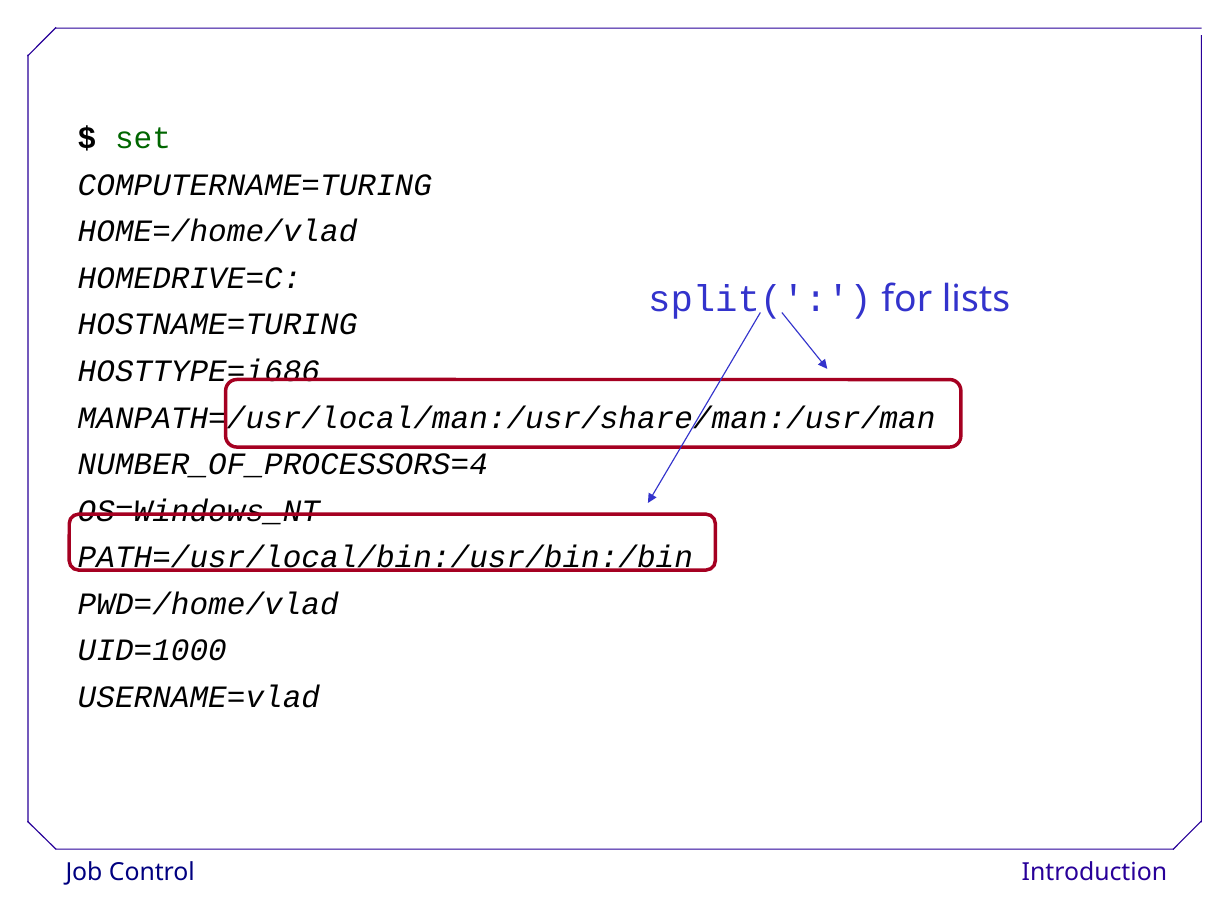
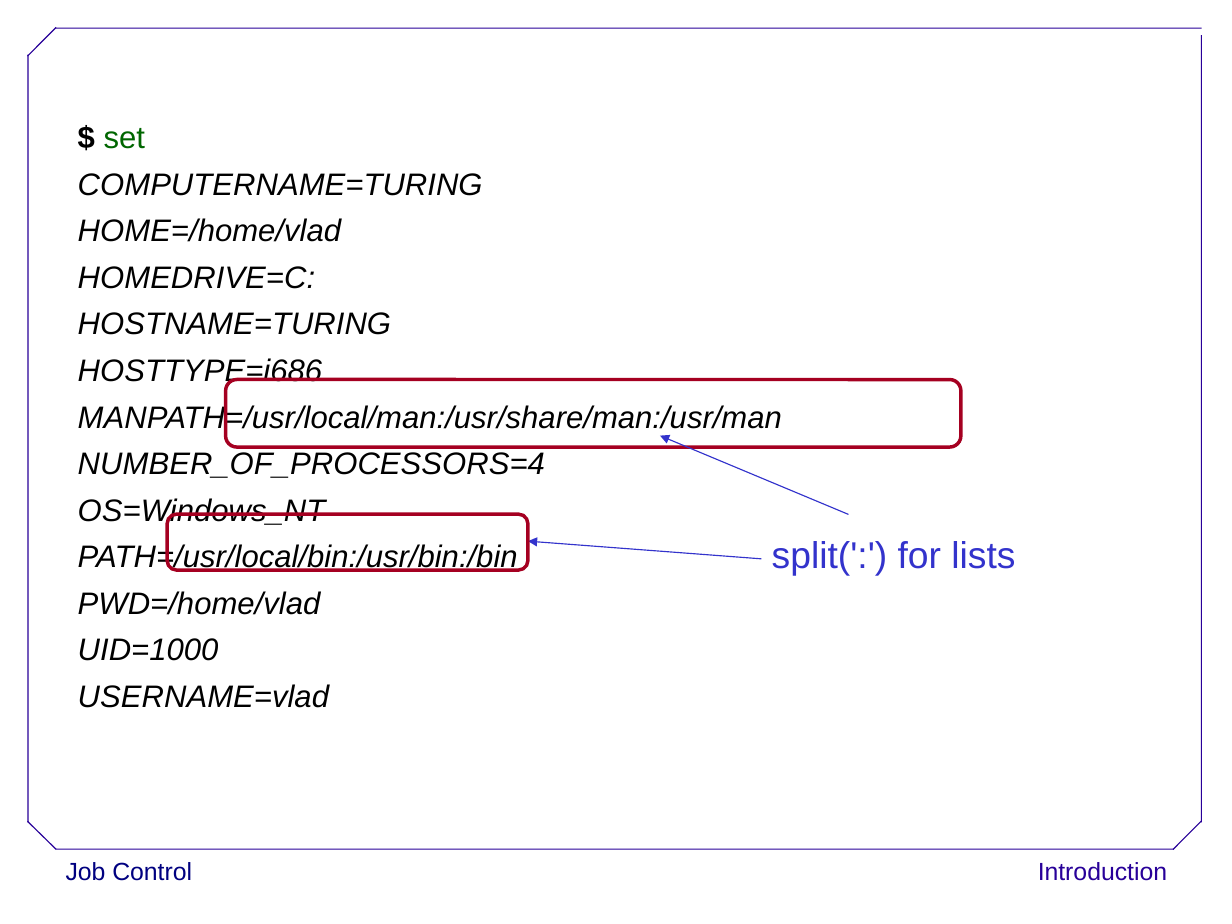
Before and after one commit to ncasuk/ncas-isc, a slide deck: slide 51 of shell/presentations/5_jobvars.ppt. Drawn at 1232x924 pixels with LibreOffice and Linux fonts; fonts in the diff are those of the drawing; background and template pictures are left out. Boxes give left, top, right and bottom in pixels: in the first picture for what was removed or moved away, otherwise in the second. Text is boxed around its words. In the diff, an @@ line names an element or a change of style, - is before the commit and + after.

Commit message:
Standardised fonts across shell presentations to Arial, moved bubbles to correct position and updated shell excercises to accomodate new names of pain files

```diff
--- a/shell/presentations/5_jobvars.ppt
+++ b/shell/presentations/5_jobvars.ppt
@@ text "$ set" at box(78, 128, 782, 708): font Courier New to Arial @@
@@ arrow removed from (783, 313) to (827, 369) @@
@@ arrow moved from (760, 313) - (648, 503) to (849, 514) - (661, 436) @@
@@ rounded rectangle: place and size @@
-rounded rectangle at box(69, 514, 715, 570)
+rounded rectangle at box(168, 514, 529, 570)
@@ text "split(':') for lists": place and size @@
-text "split(':') for lists" at box(648, 282, 1010, 322)
+text "split(':') for lists" at box(772, 541, 1015, 576)
@@ text "split(':') for lists" at box(772, 541, 1015, 576): font Courier New to Arial in "split(':')"; font Noto Sans to Arial in "for lists" @@
@@ arrow added from (761, 559) to (528, 541), #3333CC 0.74 pt @@
@@ text "Job Control" at box(66, 862, 192, 881): font Noto Sans to Arial @@
@@ text "Introduction" at box(1038, 862, 1167, 881): font Noto Sans to Arial @@
```
Also in this commit, not shown: 87 other slides changed, 9 other files.
